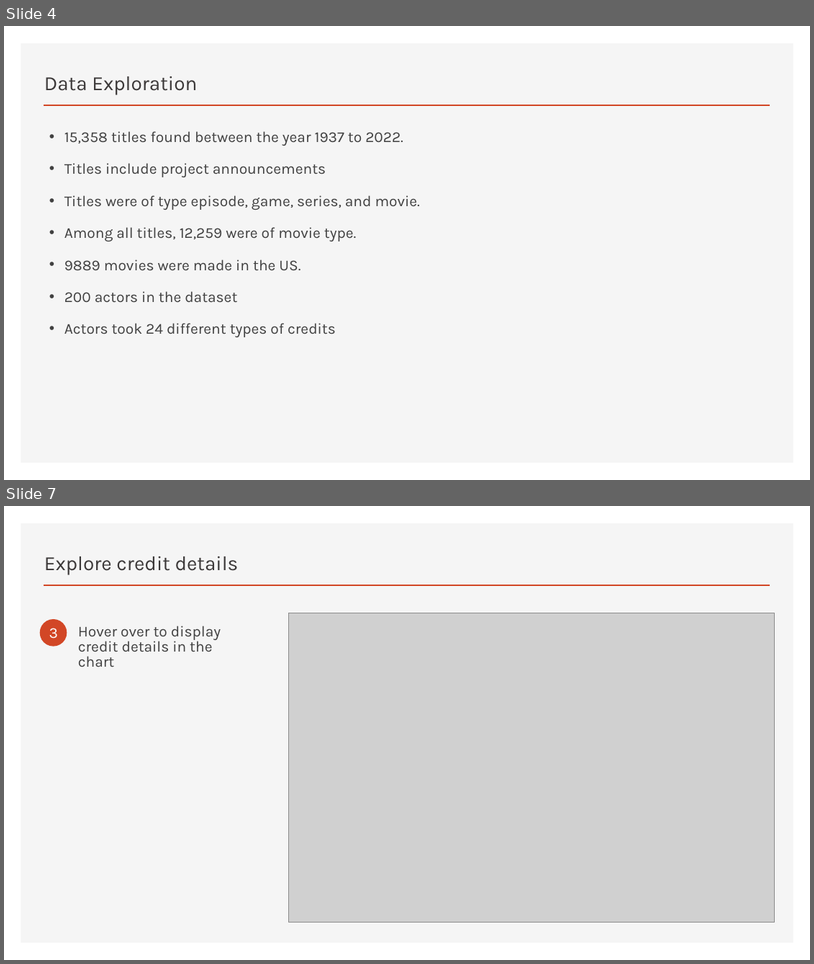
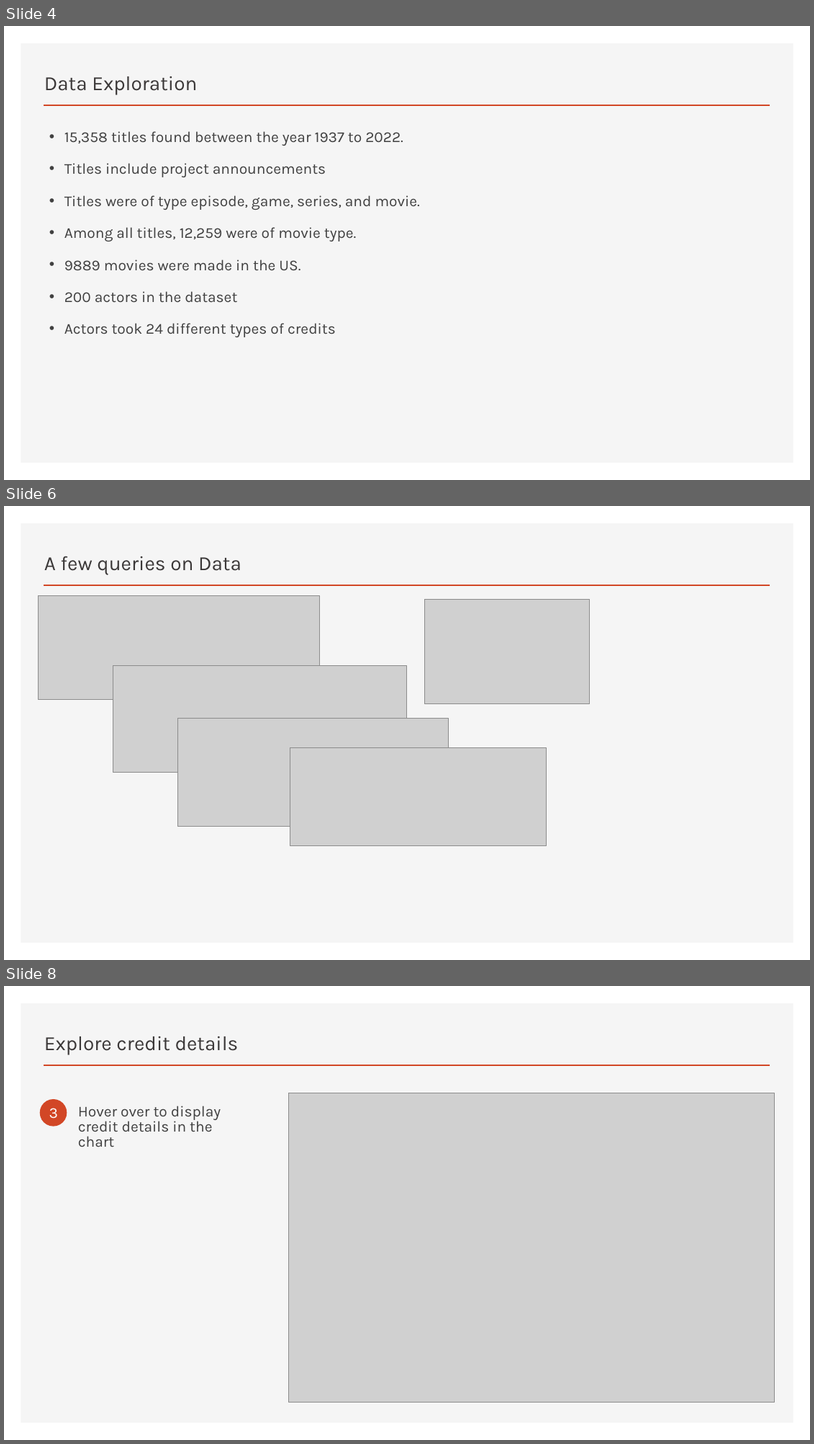
Before and after one commit to bethanylindberg/MoviesDashboard, a slide deck: Welcome to Stars.pptx. Shown one above the other, each under a label of ours: slides 4 and 7 before the commit, slides 4, 6 and 8 after it; the slides between them are not shown. The pictures are 814x964 and 814x1444 pixels, drawn with LibreOffice and Linux fonts; fonts in the diff are those of the drawing; grey boxes stand for pictures. Boxes give left, top, right and bottom in pixels: in the first picture for what was removed or moved away, otherwise in the second. Text is boxed around its words. In the diff, an @@ line names an element or a change of style, - is before the commit and + after.

```diff
--- a/Welcome to Stars.pptx
+++ b/Welcome to Stars.pptx
@@ slide 6 added at <box>4,506,810,960</box>, background #FFFFFF; not listed: 2 template elements that a slide beside it also shows @@
@@ text added at <box>44,556,242,575</box>, 24 pt, text #3B3838 @@
+A few queries on Data
@@ picture added at <box>39,595,320,700</box> @@
@@ picture added at <box>425,600,590,704</box> @@
@@ picture added at <box>113,666,407,772</box> @@
@@ picture added at <box>178,718,449,826</box> @@
@@ picture added at <box>290,747,547,845</box> @@
@@ what was slide 7 is now slide 8 @@
```
Also in this commit, not shown: 2 slides changed.
